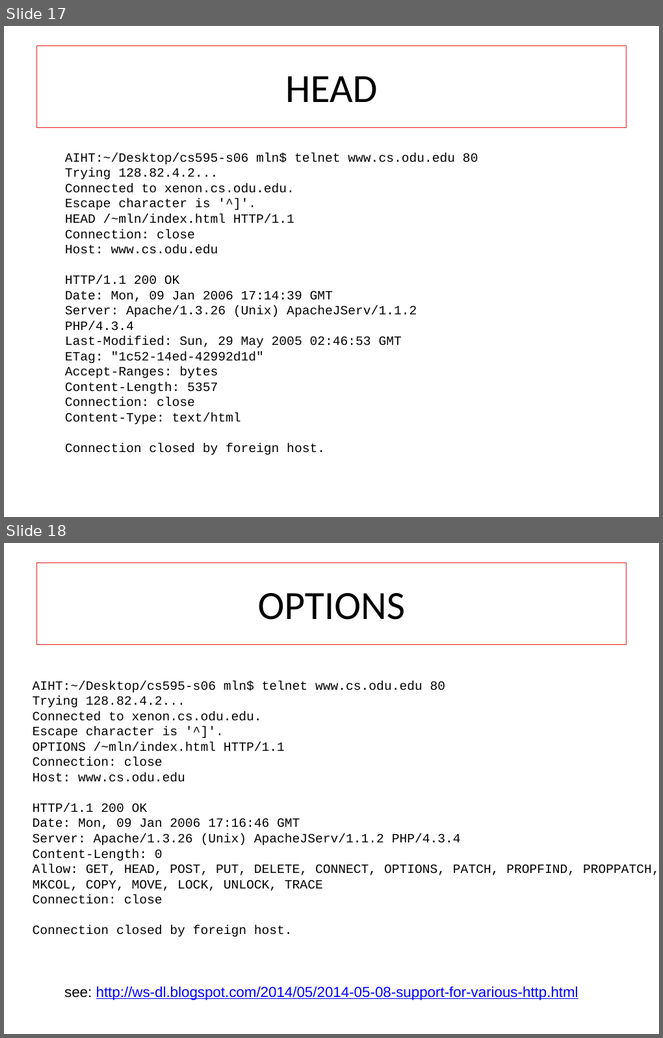
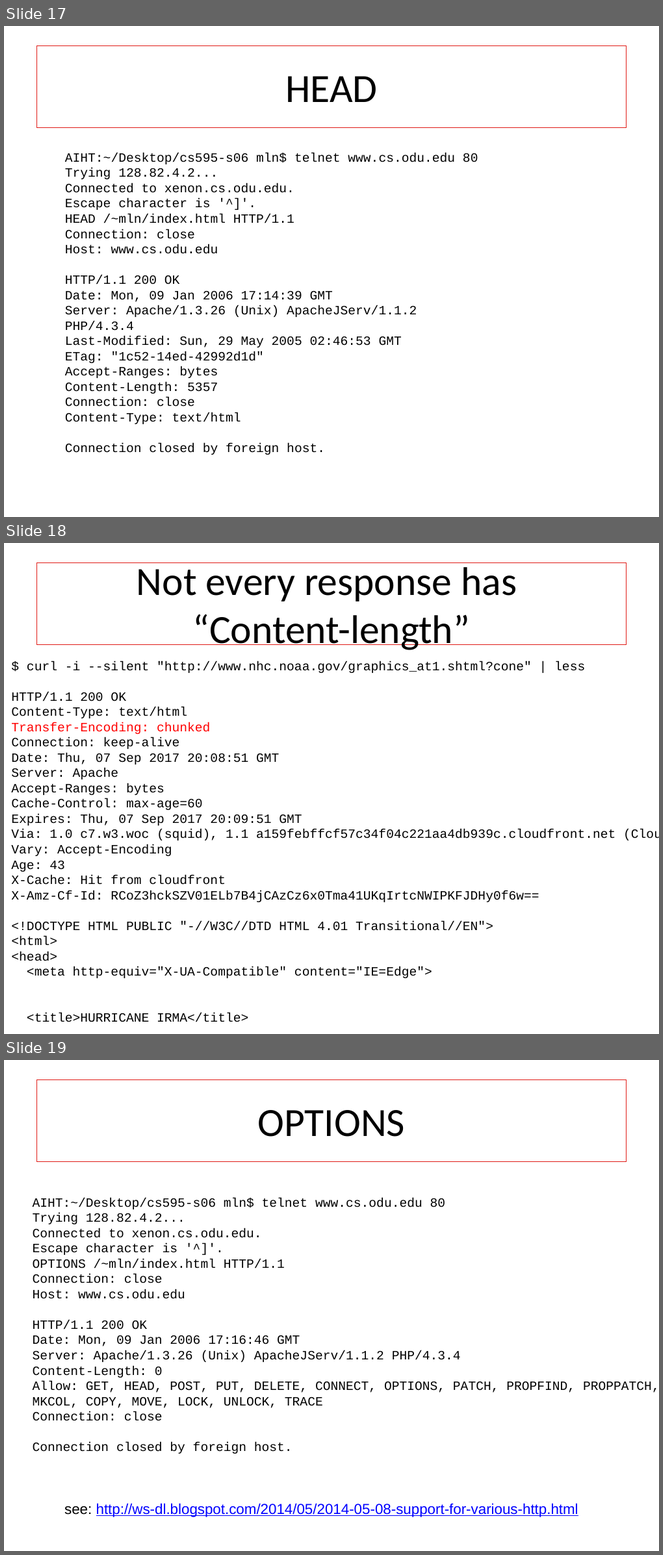
Before and after one commit to phonedude/cs834-f17, a slide deck: slides/chap3-mln.pptx. Shown one above the other, each under a label of ours: slides 17 and 18 before the commit, slides 17, 18 and 19 after it. The pictures are 663x1038 and 663x1555 pixels, drawn with LibreOffice and Linux fonts; fonts in the diff are those of the drawing. Boxes give left, top, right and bottom in pixels: in the first picture for what was removed or moved away, otherwise in the second. Text is boxed around its words. In the diff, an @@ line names an element or a change of style, - is before the commit and + after.

Commit message:
week 2, chapter 3 slides -- new slide

```diff
--- a/slides/chap3-mln.pptx
+++ b/slides/chap3-mln.pptx
@@ slide 18 added at [4, 543, 659, 1034], background #FFFFFF @@
@@ title added at [36, 563, 627, 644], outline #DF1B16 0.75 pt, 44 pt, text #000000 @@
+Not every response has
+“Content-length”
@@ text added at [11, 661, 616, 1023], 14 pt, text #000000 @@
+$ curl -i --silent "http://www.nhc.noaa.gov/graphics_at1.shtml?cone" | less
+HTTP/1.1 200 OK
+Content-Type: text/html
+Transfer-Encoding: chunked
+Connection: keep-alive
+Date: Thu, 07 Sep 2017 20:08:51 GMT
+Server: Apache
+Accept-Ranges: bytes
+Cache-Control: max-age=60
+Expires: Thu, 07 Sep 2017 20:09:51 GMT
+Via: 1.0 c7.w3.woc (squid), 1.1 a159febffcf57c34f04c221aa4db939c.cloudfront.net (CloudFront)
+Vary: Accept-Encoding
+Age: 43
+X-Cache: Hit from cloudfront
+X-Amz-Cf-Id: RCoZ3hckSZV01ELb7B4jCAzCz6x0Tma41UKqIrtcNWIPKFJDHy0f6w==
+<!DOCTYPE HTML PUBLIC "-//W3C//DTD HTML 4.01 Transitional//EN">
+<html>
+<head>
+<meta http-equiv="X-UA-Compatible" content="IE=Edge">
+<title>HURRICANE IRMA</title>
@@ what was slide 18 is now slide 19 @@
```
